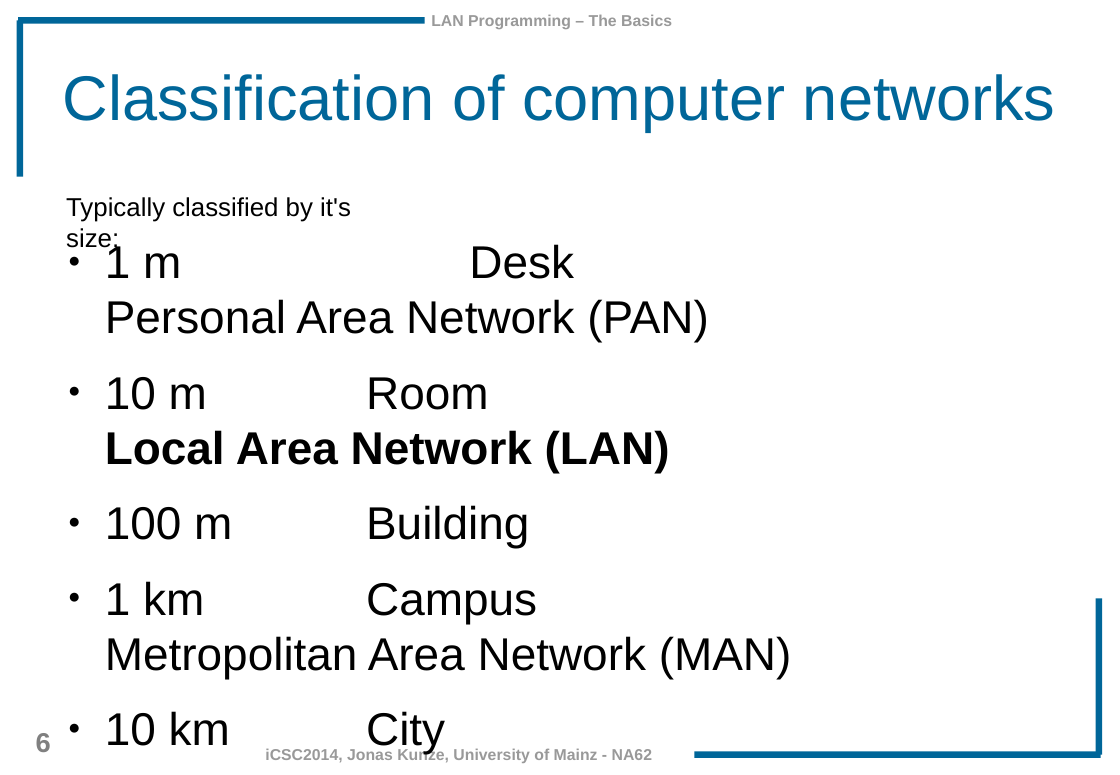
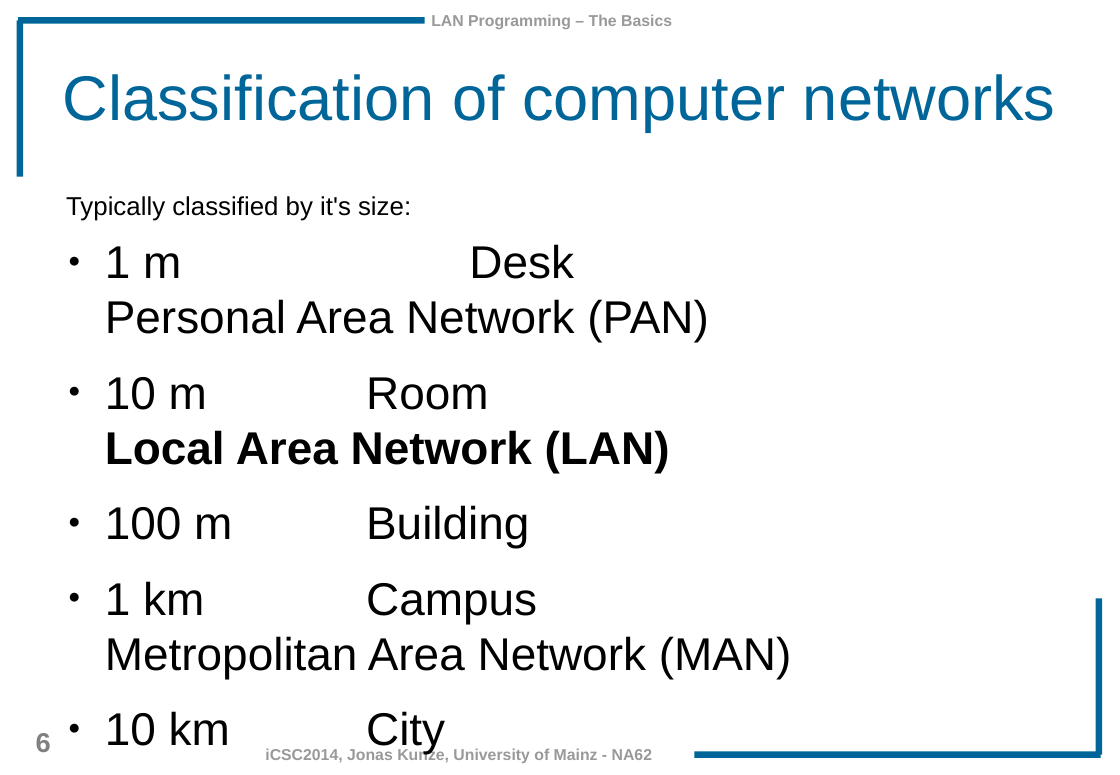
Before and after one commit to JonasKunze/icsc2014, a slide deck: slide 6 of iCSC-2014-LAN_Programming_Basics.odp. Drawn at 1120x775 pixels with LibreOffice and Linux fonts; fonts in the diff are those of the drawing; background and template pictures are left out. Boxes give left, top, right and bottom in pixels: in the first picture for what was removed or moved away, otherwise in the second. Text is boxed around its words. In the diff, an @@ line names an element or a change of style, - is before the commit and + after.

```diff
--- a/iCSC-2014-LAN_Programming_Basics.odp
+++ b/iCSC-2014-LAN_Programming_Basics.odp
@@ text "Typically classified by it's size:" rewrapped from <box>66,197,351,253</box> to <box>66,196,411,221</box> @@
```
Also in this commit, not shown: 2 other slides changed, 2 slides added, 2 other files.
